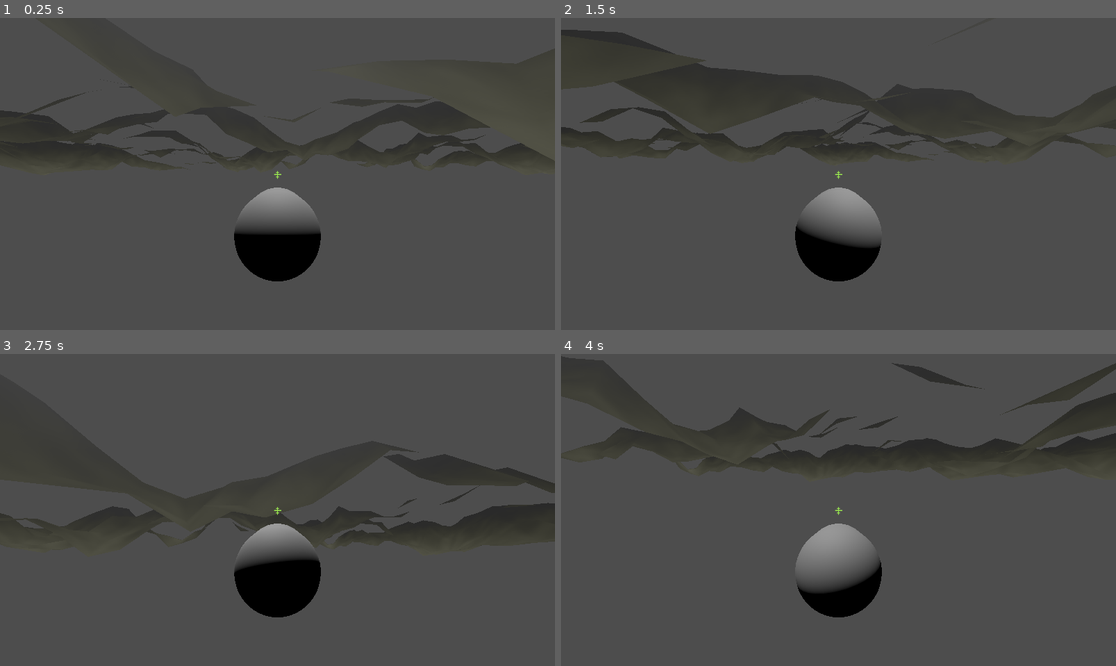
Above: before the commit, frames 1-4 (two rows, left to right).
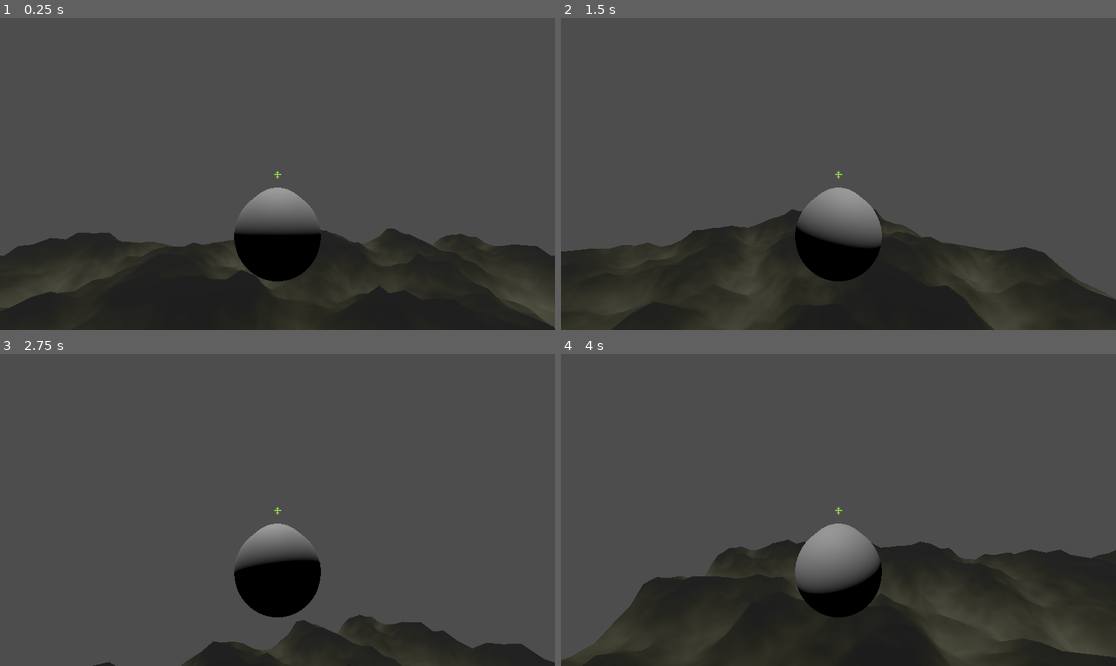
Above: after the commit, the same moments.

Repository: cpoll/sandbox-godot
Game: Godot game, scene res://Experiments/JetPlanes/Level.tscn
Two runs of this game, one before a commit and one after it. Both use one fixed random seed, a clock stepped at 60 frames per second and the inputs below.
Inputs (mouse positions are in pixels of both pictures, inside the frame that each line leads up to):
- Up to frame 1 (0.25 s): no input
- Up to frame 2 (1.5 s): tap Enter at 0.5 s; move the mouse to (866, 174) at 0.52 s; hold W (forward) from 0.53 s (still down); click (866, 174) at 0.6 s; move the mouse to (810, 174) at 1.27 s; click (810, 174) at 1.35 s
- Up to frame 3 (2.75 s): keep holding W (forward); move the mouse to (288, 503) at 2.02 s; click (288, 503) at 2.1 s
- Up to frame 4 (4 s): keep holding W (forward); move the mouse to (832, 516) at 2.77 s; click (832, 516) at 2.85 s; move the mouse to (877, 513) at 3.52 s; click (877, 513) at 3.6 s

The runs differ from the first frame. In frame 1, 34% of the frame differs, in the area x 0-100%, y 19-100%; in frame 2, 40%, in the area x 0-100%, y 3-100%; in frame 3, 13%; in frame 4, 39%.

Commit message:
add shim for gun

Diff:
--- a/Experiments/JetPlanes/Jet.tscn
+++ b/Experiments/JetPlanes/Jet.tscn
@@ -1,6 +1,7 @@
-[gd_scene load_steps=5 format=3 uid="uid://bas1g7cedm88o"]
+[gd_scene load_steps=6 format=3 uid="uid://bas1g7cedm88o"]
 
 [ext_resource type="Script" uid="uid://b3in54c44dqqm" path="res://Experiments/JetPlanes/jet.gd" id="1_bwmau"]
+[ext_resource type="Script" uid="uid://c0hc2pjr02vie" path="res://Experiments/JetPlanes/gun.gd" id="2_3an5l"]
 [ext_resource type="Texture2D" uid="uid://dn7c2854dv7hv" path="res://Experiments/JetPlanes/crosshair.png" id="2_w5kaw"]
 
 [sub_resource type="CapsuleShape3D" id="CapsuleShape3D_gxll0"]
@@ -18,10 +19,14 @@
 mesh = SubResource("CapsuleMesh_gxll0")
 skeleton = NodePath("../../..")
 
+[node name="Gun" type="Node3D" parent="CollisionShape3D"]
+transform = Transform3D(1, 0, 0, 0, 1, 0, 0, 0, 1, 0, -1.09563, -0.02781)
+script = ExtResource("2_3an5l")
+
 [node name="Camera3D" type="Camera3D" parent="."]
 transform = Transform3D(1, 0, 0, 0, 1, 0, 0, 0, 1, 0, 0.714971, 2.89583)
 
-[node name="TextureRect" type="TextureRect" parent="Camera3D"]
+[node name="Crosshair" type="TextureRect" parent="Camera3D"]
 anchors_preset = 15
 anchor_right = 1.0
 anchor_bottom = 1.0
--- a/Experiments/JetPlanes/Level.tscn
+++ b/Experiments/JetPlanes/Level.tscn
@@ -30,14 +30,14 @@
 [node name="DirectionalLight3D" type="DirectionalLight3D" parent="."]
 transform = Transform3D(1, 0, 0, 0, -0.250143, 0.968209, 0, -0.968209, -0.250143, 0, 29.2162, 12.4451)
 
-[node name="RigidBody3D" type="RigidBody3D" parent="." node_paths=PackedStringArray("target")]
+[node name="RigidBody3D" type="RigidBody3D" parent="."]
 transform = Transform3D(1, 0, 0, 0, 1, 0, 0, 0, 1, 0, 7, 0)
 gravity_scale = 0.0
 script = ExtResource("3_2gbhd")
-target = NodePath("")
 
 [node name="Follower" type="MeshInstance3D" parent="RigidBody3D"]
 mesh = SubResource("SphereMesh_nsda4")
 skeleton = NodePath("../..")
 
 [node name="Jet" parent="." instance=ExtResource("1_kqrlg")]
+transform = Transform3D(1, 0, 0, 0, 1, 0, 0, 0, 1, 0, 20.8598, 0)
--- /dev/null
+++ b/Experiments/JetPlanes/gun.gd
@@ -0,0 +1,11 @@
+extends Node3D
+
+func _unhandled_input(event: InputEvent) -> void:
+    if Input.is_action_just_pressed("shoot"):
+        # Raycast outwards checking if we hit something
+
+
+        # Draw a line between us and the thing we hit (or maxrange if we missed)
+        # We can make a custom mesh to draw the line (ImmediateMesh?)
+        # Maybe https://www.youtube.com/watch?v=JnrhURF1jgM
+        pass
--- a/Experiments/JetPlanes/jet.gd
+++ b/Experiments/JetPlanes/jet.gd
@@ -8,7 +8,6 @@
     Input.set_mouse_mode(Input.MOUSE_MODE_CAPTURED)
 
 func _unhandled_input(event: InputEvent) -> void:
-    print(event)
     if Input.is_action_just_pressed("quit"):
         get_tree().quit()
 
--- a/project.godot
+++ b/project.godot
@@ -27,6 +27,11 @@
 "events": [Object(InputEventKey,"resource_local_to_scene":false,"resource_name":"","device":-1,"window_id":0,"alt_press …(192 unchanged characters)…
 ]
 }
+shoot={
+"deadzone": 0.2,
+"events": [Object(InputEventMouseButton,"resource_local_to_scene":false,"resource_name":"","device":-1,"window_id":0,"alt_pressed":false,"shift_pressed":false,"ctrl_pressed":false,"meta_pressed":false,"button_mask":1,"position":Vector2(169, 21),"global_position":Vector2(178, 69),"factor":1.0,"button_index":1,"canceled":false,"pressed":true,"double_click":false,"script":null)
+]
+}
 
 [rendering]
 
Not shown, added: Experiments/JetPlanes/gun.gd.uid
